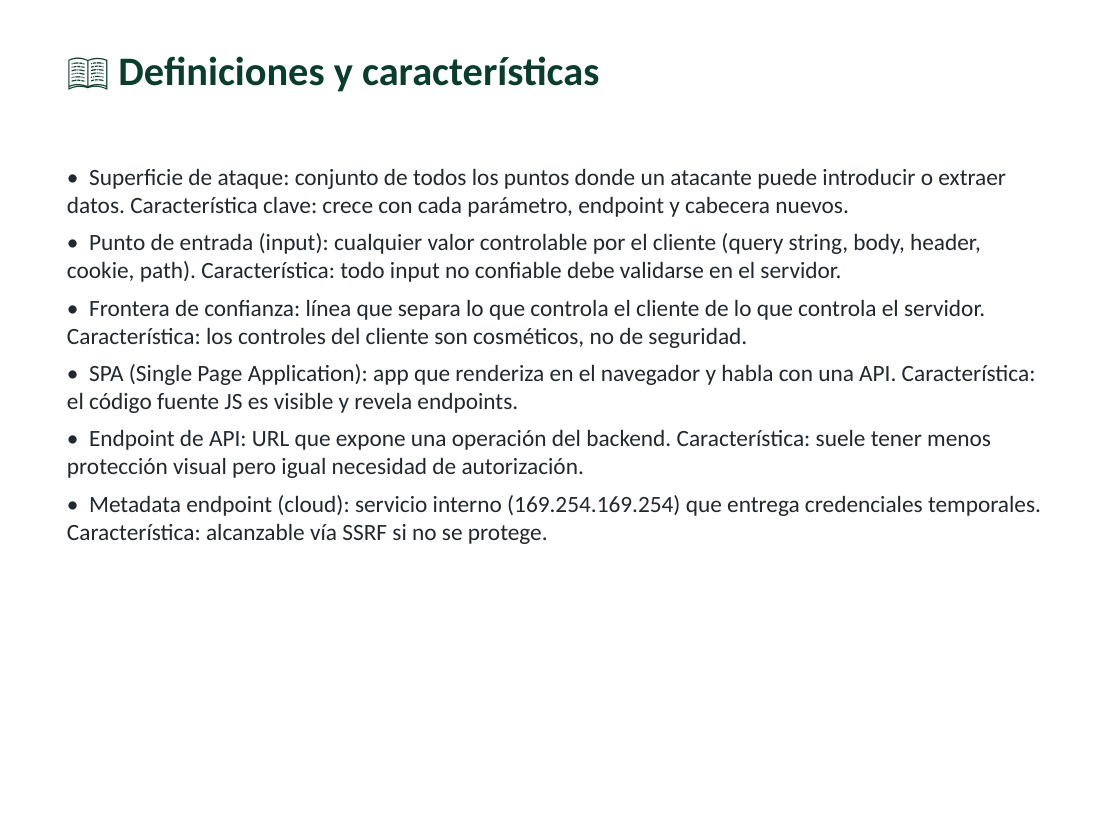
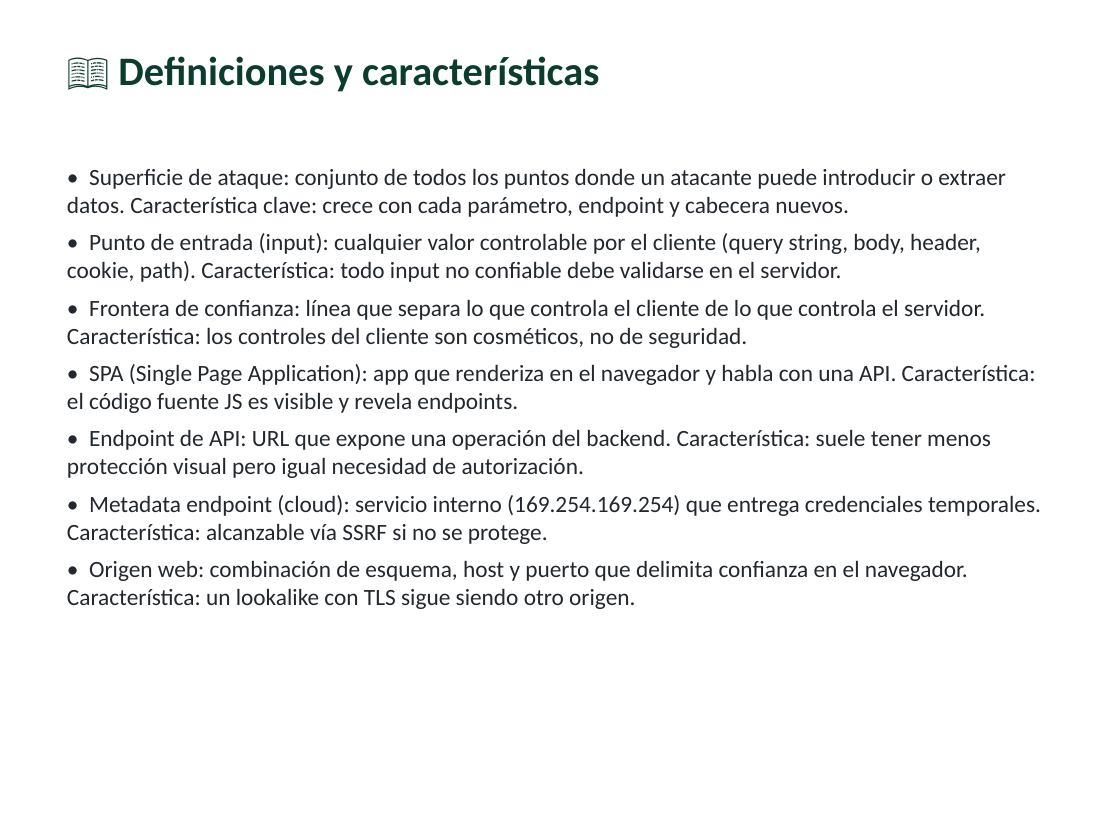
Before and after one commit to vladimiracunadev-create/modern-cybersecurity-program, a slide deck: slide 6 of classes/parte-4-seguridad-de-aplicaciones-web/086-arquitectura-web-moderna-y-superficie-de-ataque/clase-086-presentacion.pptx. Drawn at 1120x840 pixels with LibreOffice and Linux fonts; fonts in the diff are those of the drawing. Boxes give left, top, right and bottom in pixels: in the first picture for what was removed or moved away, otherwise in the second. Text is boxed around its words. In the diff, an @@ line names an element or a change of style, - is before the commit and + after.

```diff
--- a/classes/parte-4-seguridad-de-aplicaciones-web/086-arquitectura-web-moderna-y-superficie-de-ataque/clase-086-presentacion.pptx
+++ b/classes/parte-4-seguridad-de-aplicaciones-web/086-arquitectura-web-moderna-y-superficie-de-ataque/clase-086-presentacion.pptx
@@ text at <box>67,560,968,609</box>: paragraph added @@
+• Origen web: combinación de esquema, host y puerto que delimita confianza en el navegador. Característica: un lookalike con TLS sigue siendo otro origen.
```
Also in this commit, not shown: 6 other slides changed, 40 other files.
